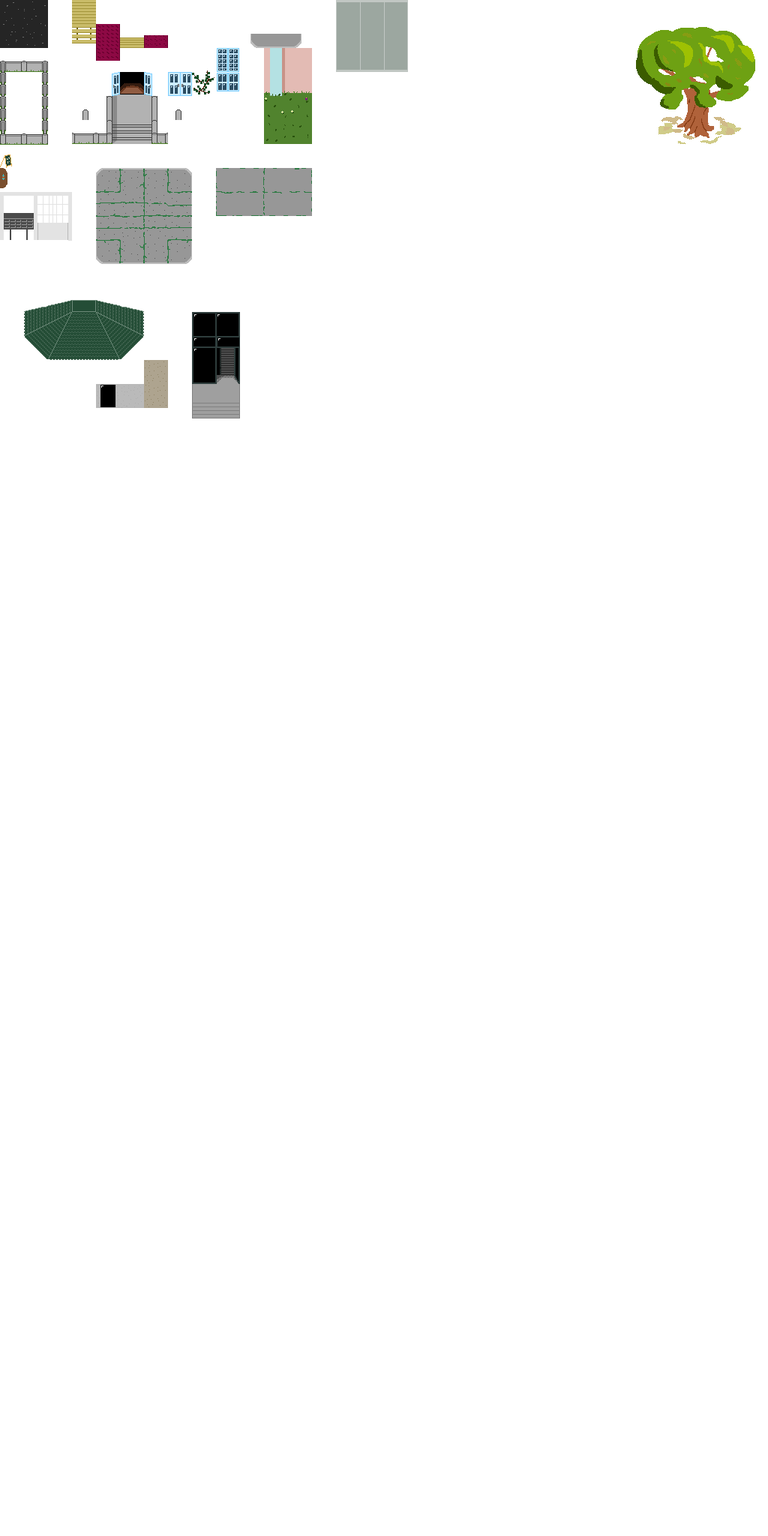
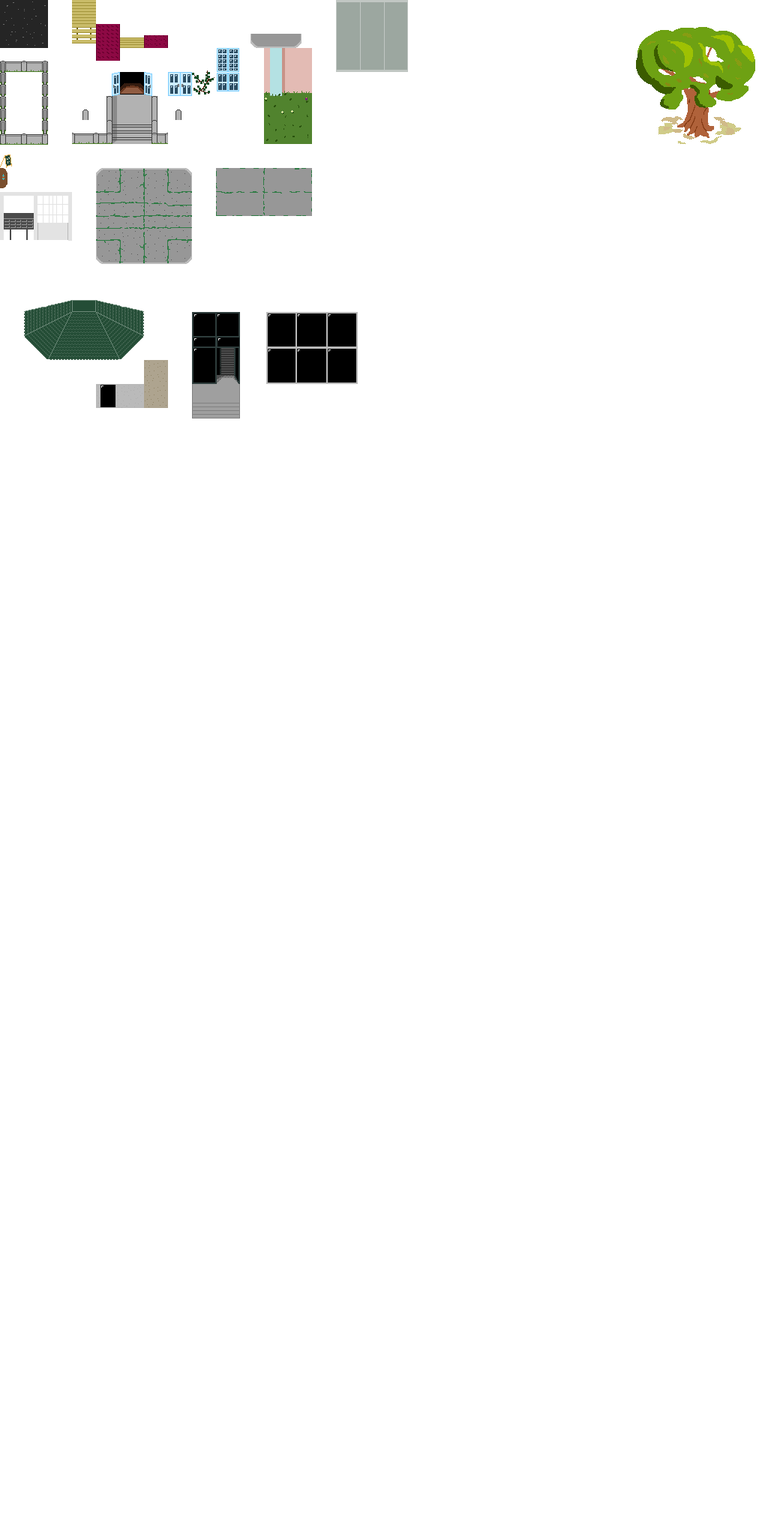
Before/after of a 768×1536 layered artwork. What changed in the layer stack:
added layer "windows" (2nd of 2, in "haus b") in group "haus b" over [266, 311, 358, 384]
